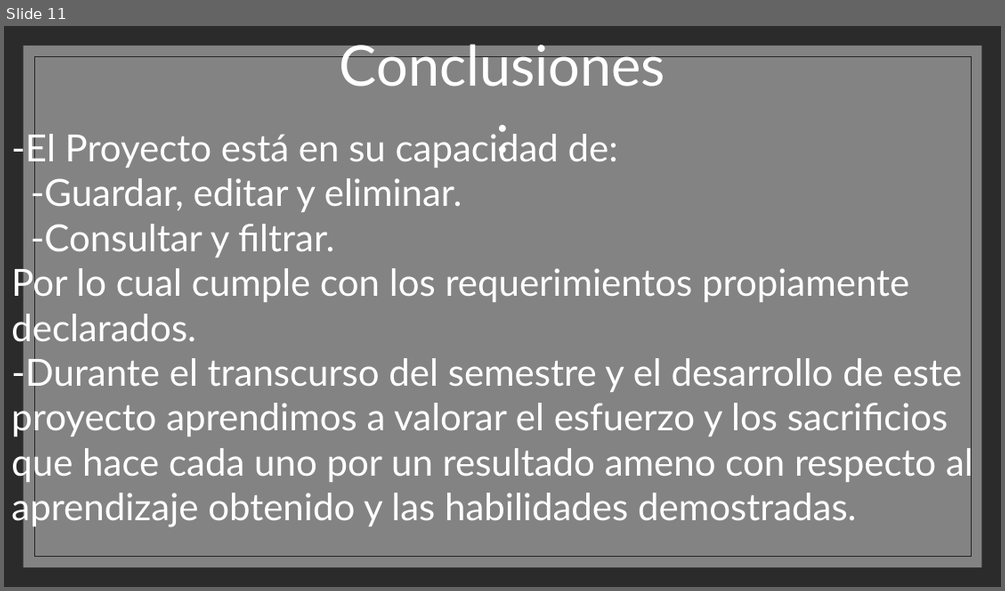
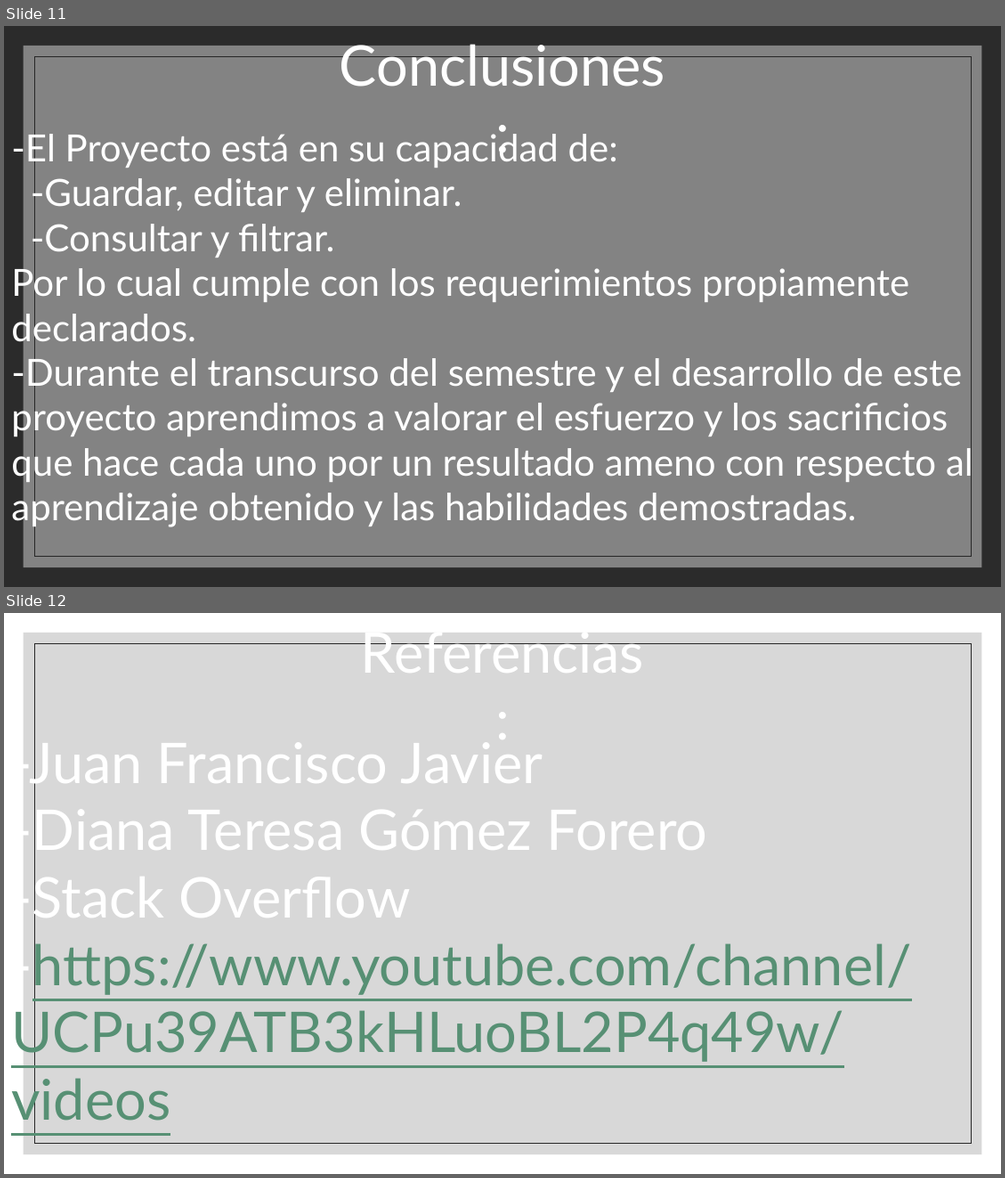
Before and after one commit to SIRVALICIO/TrabajoDeProgramacion, a slide deck: ptimera wpf/Proyecto de semestre.pptx. Shown one above the other, each under a label of ours: slide 11 before the commit, slides 11 and 12 after it. The pictures are 1005x591 and 1005x1178 pixels, drawn with LibreOffice and Linux fonts; fonts in the diff are those of the drawing; background and template pictures are left out; a plain dark background stands for a picture behind light text. Boxes give left, top, right and bottom in pixels: in the first picture for what was removed or moved away, otherwise in the second. Text is boxed around its words. In the diff, an @@ line names an element or a change of style, - is before the commit and + after.

```diff
--- a/ptimera wpf/Proyecto de semestre.pptx
+++ b/ptimera wpf/Proyecto de semestre.pptx
@@ slide 12 added at (4, 613, 1001, 1174), background picture (left out); not listed: 2 template elements that a slide beside it also shows @@
@@ text added at (361, 643, 645, 644), 54 pt, text #FFFFFF @@
+Referencias:
@@ text added at (11, 728, 911, 1130), 54 pt, text #579074, underline @@
+-Juan Francisco Javier
+-Diana Teresa Gómez Forero
+-Stack Overflow
+-https://www.youtube.com/channel/UCPu39ATB3kHLuoBL2P4q49w/videos
```
Also in this commit, not shown: 2 slides changed, 19 other files.
